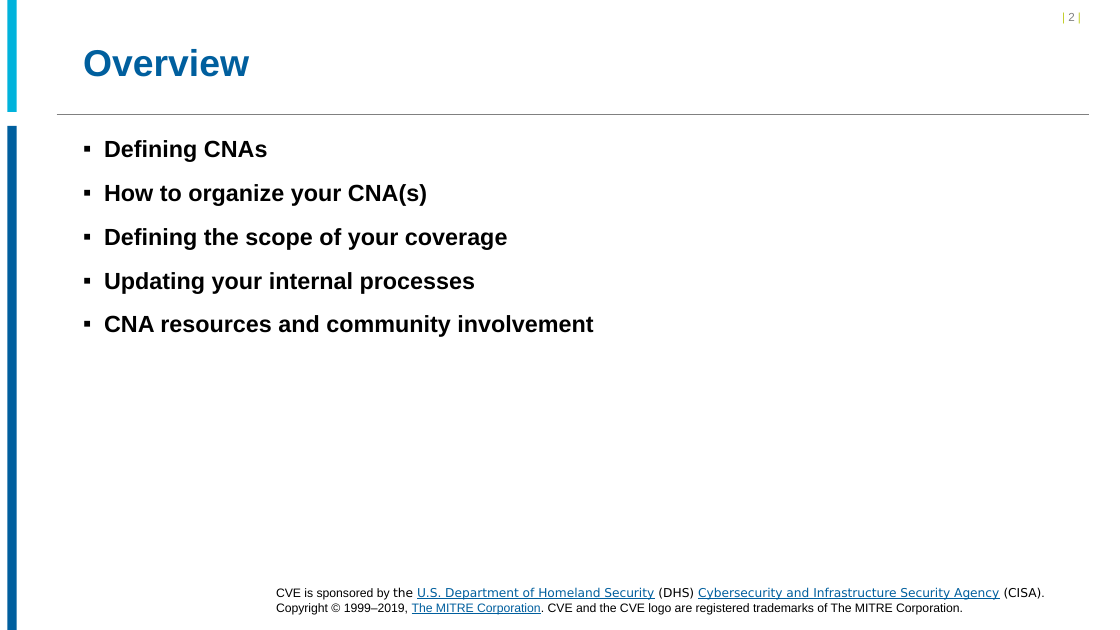
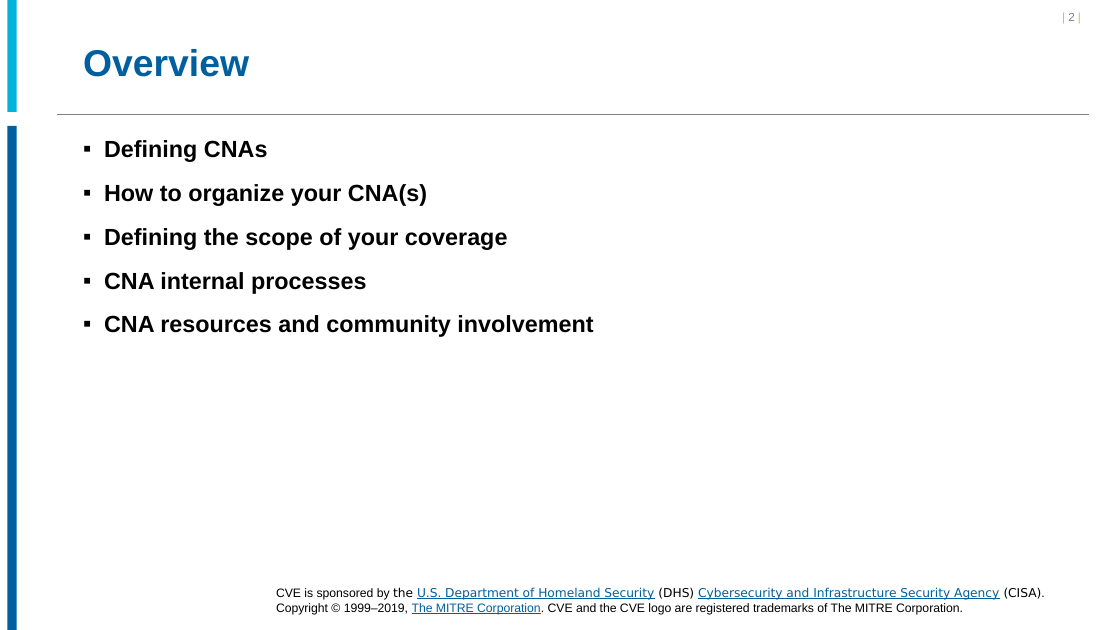
Before and after one commit to CVEProject/cveproject.github.io, a slide deck: slide 2 of docs/cna/Becoming_a_CNA.pptx. Drawn at 1120x630 pixels with LibreOffice and Linux fonts; fonts in the diff are those of the drawing; background and template pictures are left out. Boxes give left, top, right and bottom in pixels: in the first picture for what was removed or moved away, otherwise in the second. Text is boxed around its words. In the diff, an @@ line names an element or a change of style, - is before the commit and + after.

```diff
--- a/docs/cna/Becoming_a_CNA.pptx
+++ b/docs/cna/Becoming_a_CNA.pptx
@@ text at bbox=[104, 272, 367, 294]: text changed @@
-▪ Updating your internal processes
+▪ CNA internal processes
```
Also in this commit, not shown: 23 other slides changed, 2 slides added.
